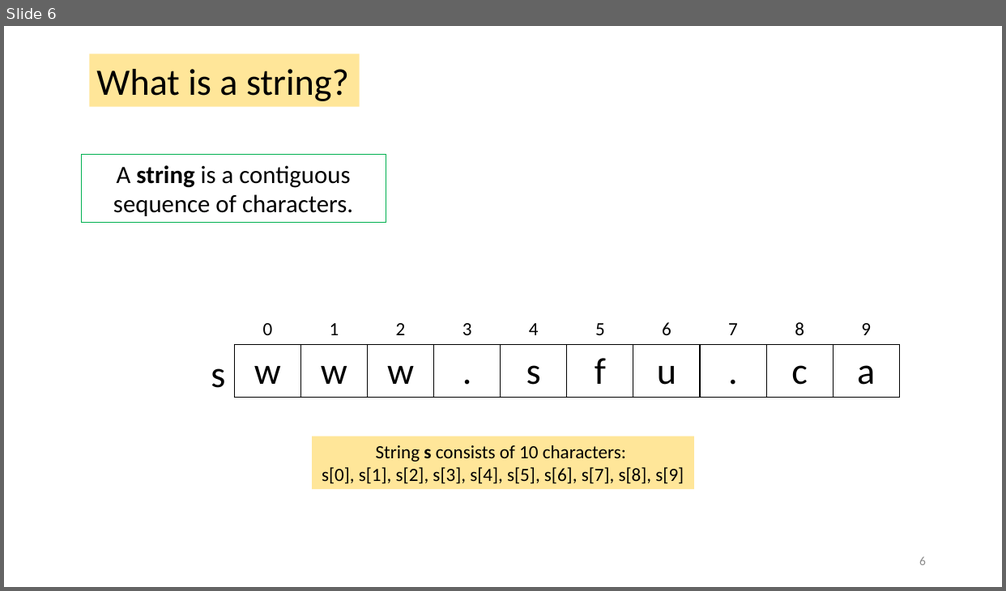
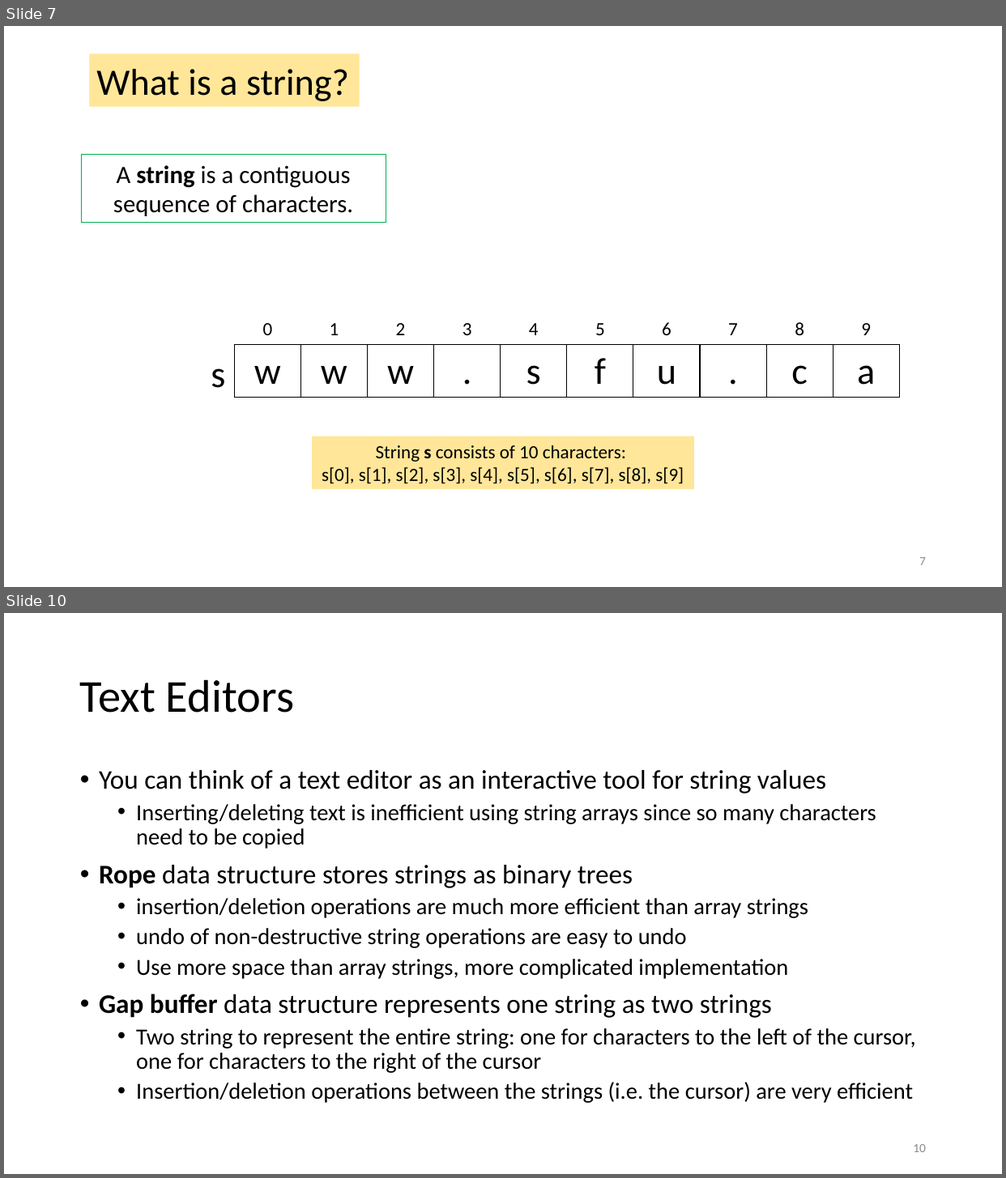
Before and after one commit to tjd1234/cmpt225fall2023, a slide deck: lecture_notes/week12/week12_strings.pptx. Shown one above the other, each under a label of ours: slide 6 before the commit, slides 7 and 10 after it; the slides between them are not shown. The pictures are 1006x591 and 1006x1178 pixels, drawn with LibreOffice and Linux fonts; fonts in the diff are those of the drawing. Boxes give left, top, right and bottom in pixels: in the first picture for what was removed or moved away, otherwise in the second. Text is boxed around its words. In the diff, an @@ line names an element or a change of style, - is before the commit and + after.

```diff
--- a/lecture_notes/week12/week12_strings.pptx
+++ b/lecture_notes/week12/week12_strings.pptx
@@ slide 10 added at (4,613,1002,1174), background #FFFFFF @@
@@ title added at (80,679,294,713), 44 pt, text #000000 @@
+Text Editors
@@ text added at (99,770,916,1103), 22.2 pt, text #000000 @@
+• You can think of a text editor as an interactive tool for string values
+  • Inserting/deleting text is inefficient using string arrays since so many characters need to be copied
+• Rope data structure stores strings as binary trees
+  • insertion/deletion operations are much more efficient than array strings
+  • undo of non-destructive string operations are easy to undo
+  • Use more space than array strings, more complicated implementation
+• Gap buffer data structure represents one string as two strings
+  • Two string to represent the entire string: one for characters to the left of the cursor, one for characters to the right of the cursor
+  • Insertion/deletion operations between the strings (i.e. the cursor) are very efficient
@@ page number added at (913,1144,926,1152), 12 pt, text #8C8C8C @@
+10
@@ what was slide 6 is now slide 7 @@
@@ page number at (919,557,926,565): text changed @@
-6
+7
```
Also in this commit, not shown: 21 slides changed, 1 other slide added, 2 other files.
